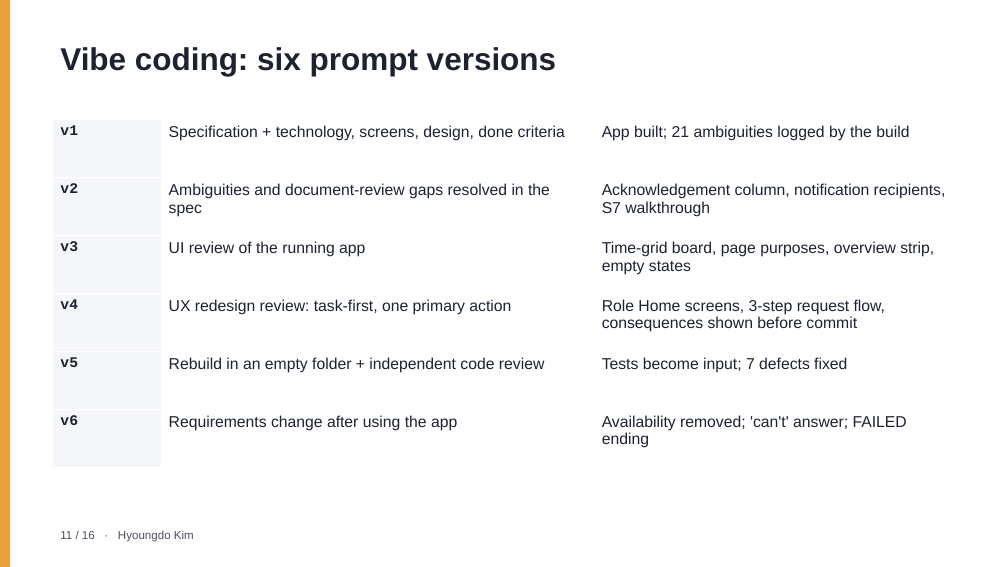
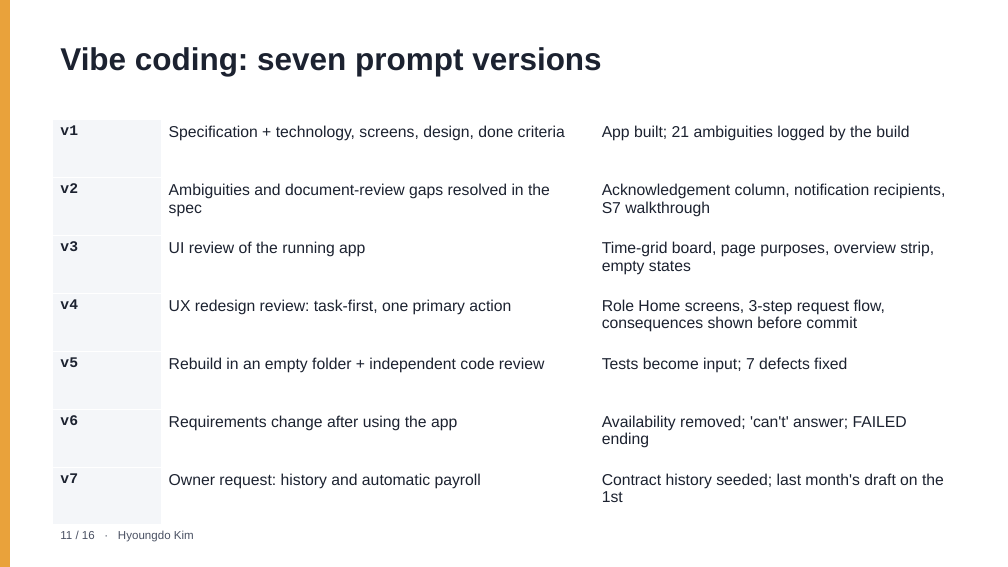
Before and after one commit to keemlogan/shiftswap, a slide deck: slide 11 of presentation/ShiftSwap-Team7.pptx. Drawn at 1008x567 pixels with LibreOffice and Linux fonts; fonts in the diff are those of the drawing. Boxes give left, top, right and bottom in pixels: in the first picture for what was removed or moved away, otherwise in the second. Text is boxed around its words. In the diff, an @@ line names an element or a change of style, - is before the commit and + after.

```diff
--- a/presentation/ShiftSwap-Team7.pptx
+++ b/presentation/ShiftSwap-Team7.pptx
@@ text at box(60, 47, 601, 76): text changed @@
-Vibe coding: six prompt versions
+Vibe coding: seven prompt versions
@@ table at box(53, 120, 955, 526) @@
+row 7: v7 | Owner request: history and automatic payroll | Contract history seeded; last month's draft on the 1st
```
Also in this commit, not shown: 4 other slides changed, 58 other files.
